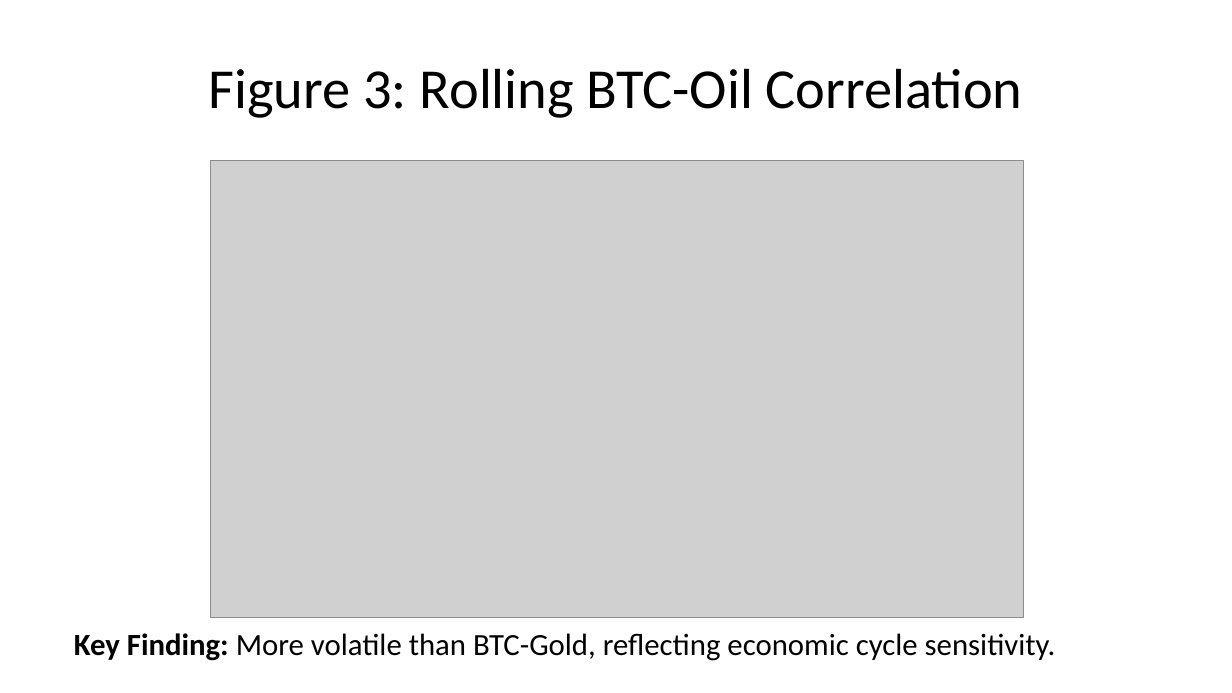
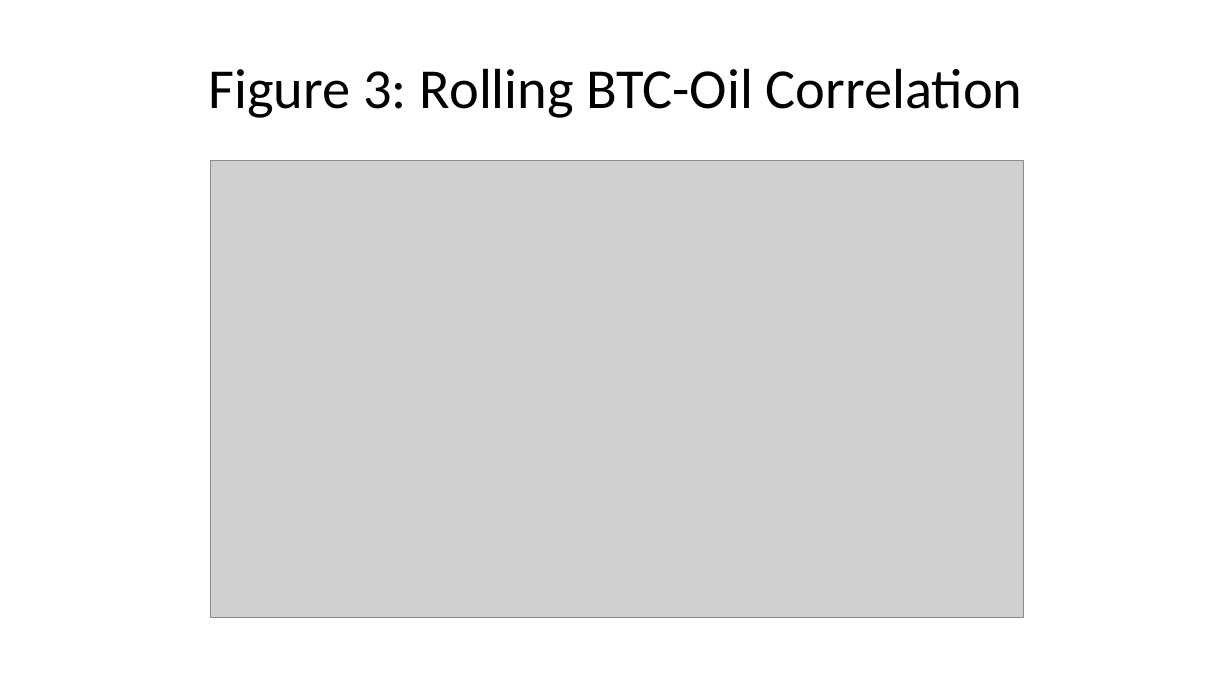
Before and after one commit to SakethKanchi/Cryptocurrency_Commodity_Correlation, a slide deck: slide 24 of presentation.pptx (slide 21 before the commit). Drawn at 1232x693 pixels with LibreOffice and Linux fonts; fonts in the diff are those of the drawing; grey boxes stand for pictures. Boxes give left, top, right and bottom in pixels: in the first picture for what was removed or moved away, otherwise in the second. Text is boxed around its words. In the diff, an @@ line names an element or a change of style, - is before the commit and + after.

```diff
--- a/presentation.pptx
+++ b/presentation.pptx
@@ text removed at (74,633,1056,661) @@
-Key Finding: More volatile than BTC-Gold, reflecting economic cycle sensitivity.
```
Also in this commit, not shown: 33 other slides changed, 14 slides added, 3 slides removed, 11 other files.
